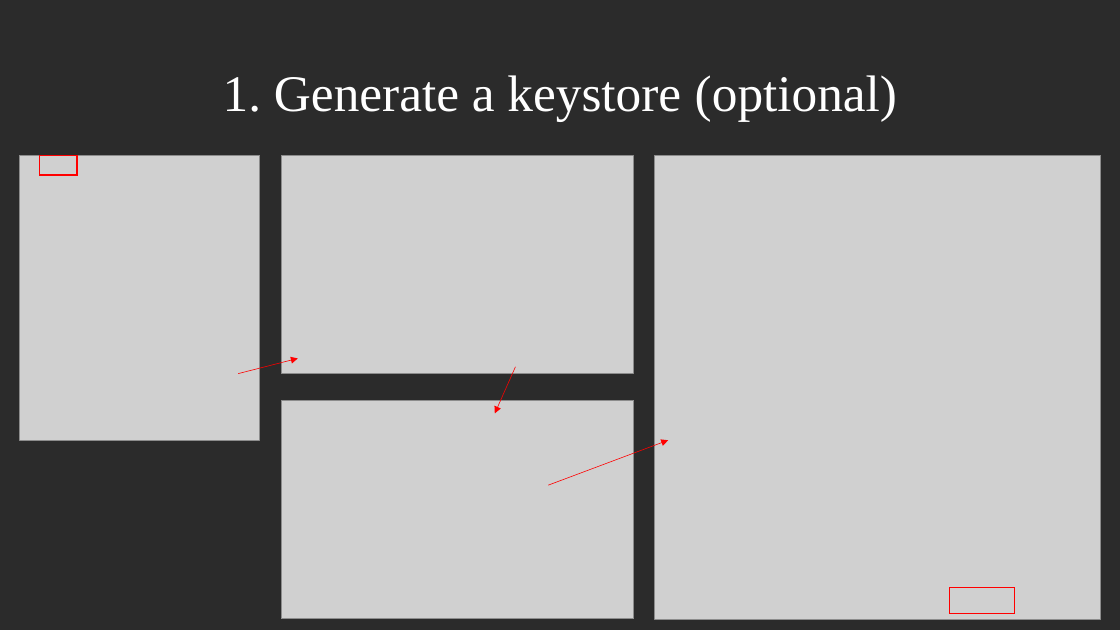
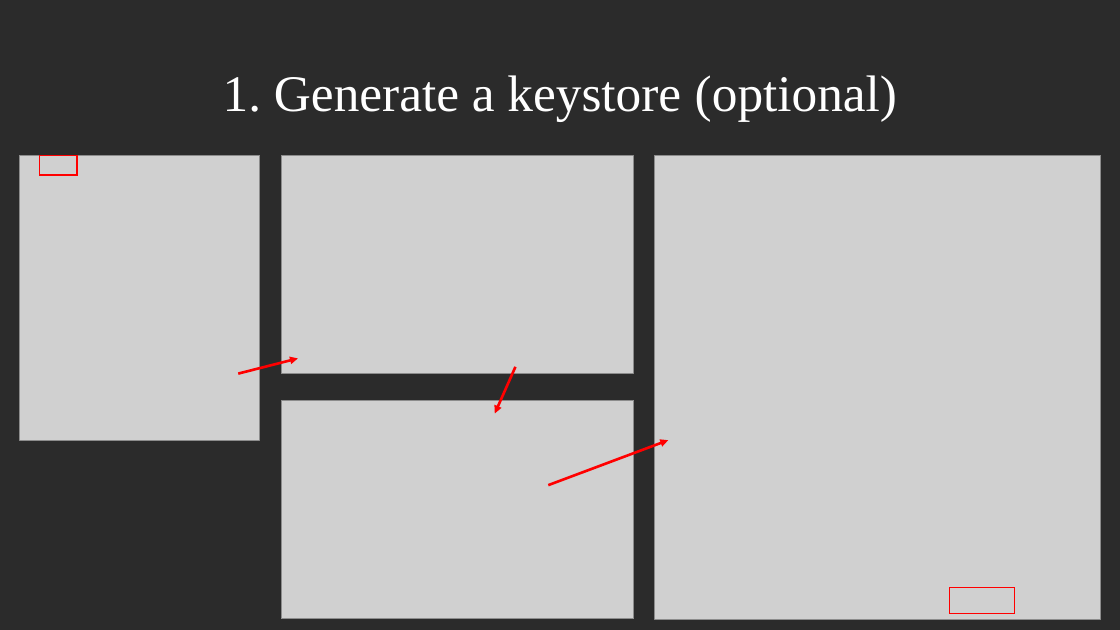
Before and after one commit to ao6swind/AndroidEasyTrip, a slide deck: slide 4 of doc/Create Map-Based Apps.pptx. Drawn at 1120x630 pixels with LibreOffice and Linux fonts; fonts in the diff are those of the drawing; grey boxes stand for pictures. Boxes give left, top, right and bottom in pixels: in the first picture for what was removed or moved away, otherwise in the second. Text is boxed around its words. In the diff, an @@ line names an element or a change of style, - is before the commit and + after.

```diff
--- a/doc/Create Map-Based Apps.pptx
+++ b/doc/Create Map-Based Apps.pptx
@@ arrow (239, 374) - (298, 359): stroke #FF0000 0.5 pt to #FF0000 2.25 pt @@
@@ arrow (516, 367) - (495, 413): stroke #FF0000 0.5 pt to #FF0000 2.25 pt @@
@@ arrow (549, 486) - (668, 440): stroke #FF0000 0.5 pt to #FF0000 2.25 pt @@
```
Also in this commit, not shown: 9 other slides changed, 7 slides added, 2 slides removed, 3 other files.
